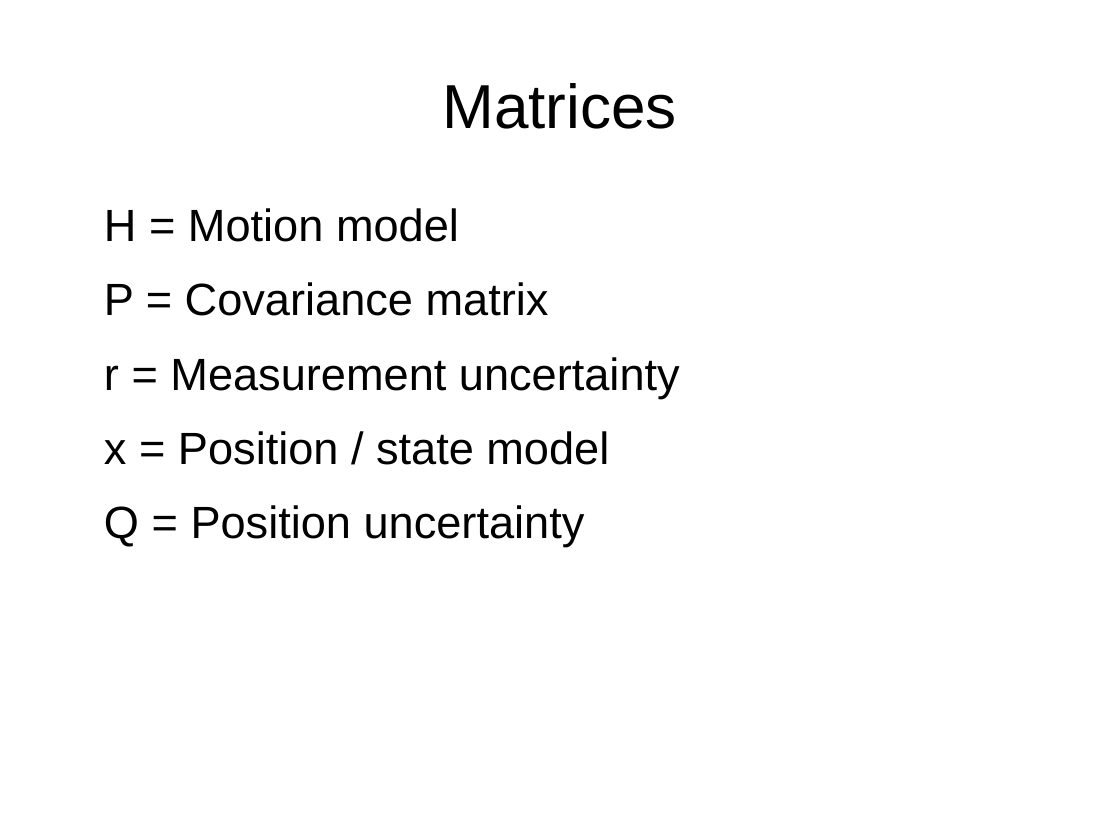
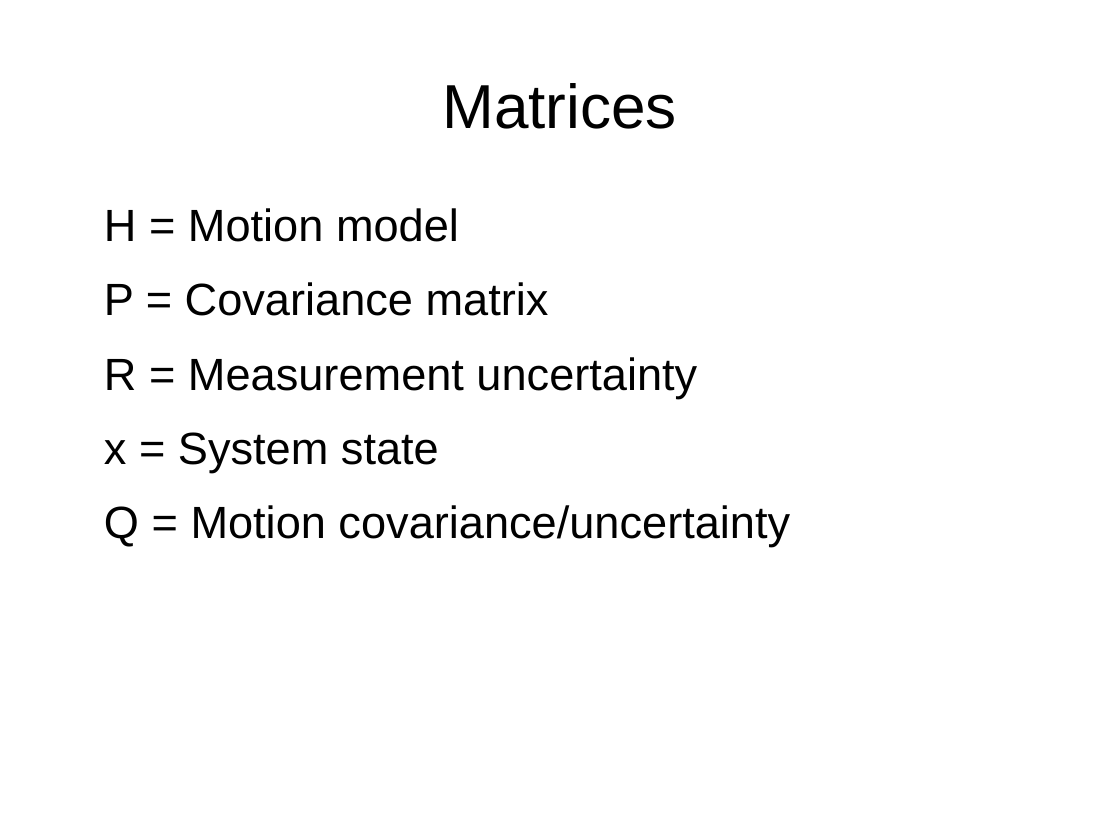
Before and after one commit to shaladdle/distslam, a slide deck: slide 5 of writeup/poster.odp (slide 4 before the commit). Drawn at 1120x840 pixels with LibreOffice and Linux fonts; fonts in the diff are those of the drawing. Boxes give left, top, right and bottom in pixels: in the first picture for what was removed or moved away, otherwise in the second. Text is boxed around its words. In the diff, an @@ line names an element or a change of style, - is before the commit and + after.

```diff
--- a/writeup/poster.odp
+++ b/writeup/poster.odp
@@ text at (104, 357, 790, 547): text changed @@
-r = Measurement uncertainty
-x = Position / state model
-Q = Position uncertainty
+R = Measurement uncertainty
+x = System state
+Q = Motion covariance/uncertainty
```
Also in this commit, not shown: 4 other slides changed, 5 slides added, 2 slides removed, 2 other files.
